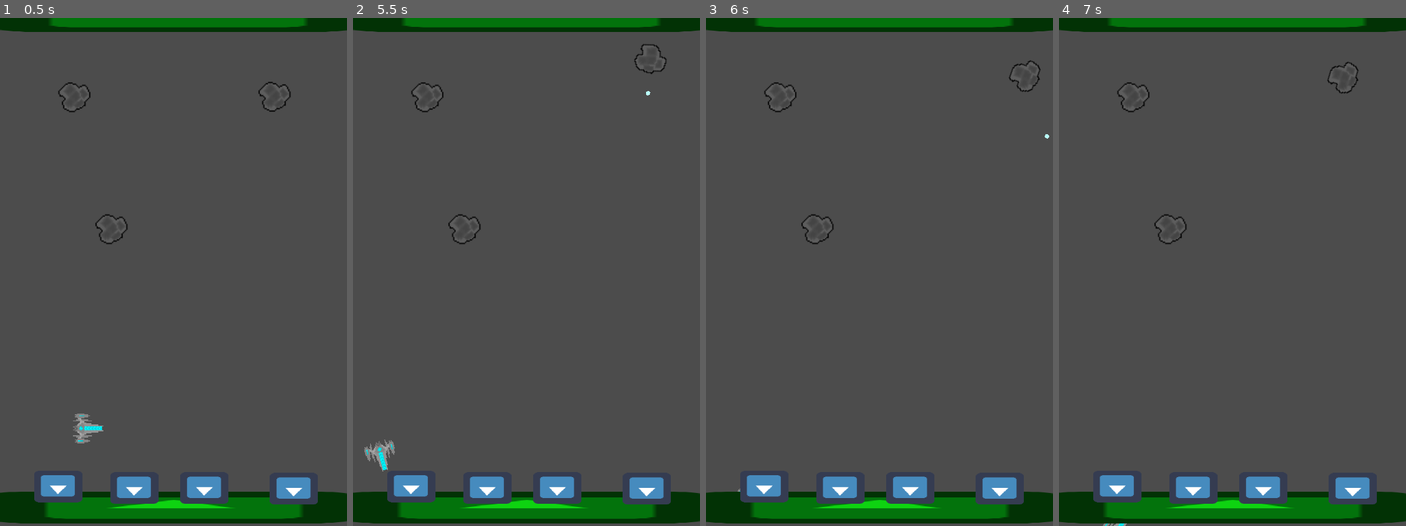
Above: before the commit, frames 1-4 (left to right).
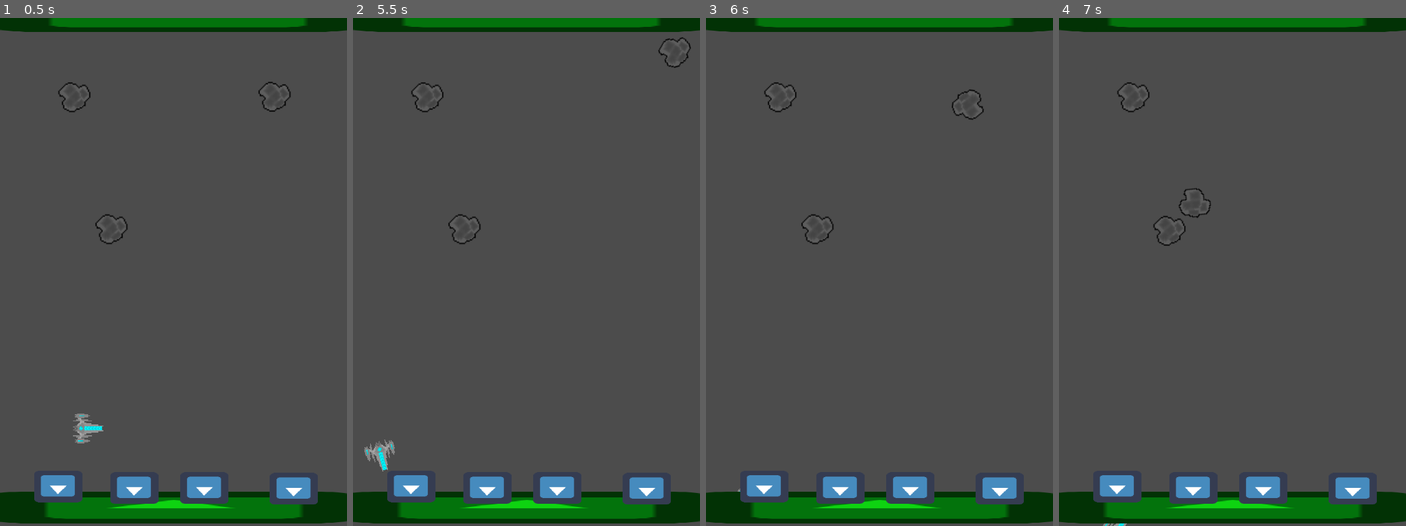
Above: after the commit, the same moments.

Repository: DaVinci789/asteroidblast
Game: Godot game, scene res://world.tscn
Same seed, same stepped clock (60 frames per second), same inputs: the game is played once before the commit and once after it. The engine's default icon, where the game draws it, is replaced by a stand-in: a white triangle on a blue panel in a dark square.
Inputs:
- Up to frame 1 (0.5 s): no input
- Up to frame 2 (5.5 s): tap Enter at 0.5 s; hold Up (ui_up) 0.53-2.03 s; tap Space (ui_select) at 0.6, 0.77, 1.07, 1.35, 1.52, 1.82, 2.1, 2.85, 3.02, 3.32, 3.6, 3.77, 4.07, 4.35, 4.52, 4.82, 5.1 s; hold Left (ui_left) 2.03-4.28 s; hold Right (ui_right) 4.28-5.03 s; hold Up (ui_up) from 5.03 s (still down)
- Up to frame 3 (6 s): release Up (ui_up) at 5.78 s; hold Right (ui_right) from 5.78 s (still down); tap Space (ui_select) at 5.85 s
- Up to frame 4 (7 s): keep holding Right (ui_right); tap Space (ui_select) at 6.02, 6.32, 6.6, 6.77 s

Frame 1 is identical in both runs. In frame 2, 0.1% of the frame differs, in the area x 80-98%, y 3-16%; in frame 3, 0.2%; in frame 4, 0.3%, in the area x 27-87%, y 8-45%.

Commit message:
Add files via upload

Diff:
--- /dev/null
+++ b/lazer.gd
@@ -0,0 +1,21 @@
+extends RigidBody2D
+
+# class member variables go here, for example:
+# var a = 2
+# var b = "textvar"
+
+func _ready():
+	# Called when the node is added to the scene for the first time.
+	# Initialization here
+	pass
+
+#func _process(delta):
+#	# Called every frame. Delta is time since last frame.
+#	# Update game logic here.
+#	pass
+
+
+
+func _on_lazer_body_exited(body):
+	queue_free()
+	pass # replace with function body
--- a/lazer.tscn
+++ b/lazer.tscn
@@ -1,13 +1,14 @@
-[gd_scene load_steps=3 format=2]
+[gd_scene load_steps=4 format=2]
 
-[ext_resource path="res://lazer.png" type="Texture" id=1]
+[ext_resource path="res://lazer.gd" type="Script" id=1]
+[ext_resource path="res://lazer.png" type="Texture" id=2]
 
 [sub_resource type="CircleShape2D" id=1]
 
 custom_solver_bias = 0.0
 radius = 4.7466
 
-[node name="lazer" type="RigidBody2D"]
+[node name="lazer" type="RigidBody2D" index="0"]
 
 position = Vector2( -0.463928, 0.115982 )
 input_pickable = false
@@ -20,23 +21,26 @@
 gravity_scale = 0.0
 custom_integrator = false
 continuous_cd = 0
-contacts_reported = 0
-contact_monitor = false
+contacts_reported = 2
+contact_monitor = true
 sleeping = false
 can_sleep = true
 linear_velocity = Vector2( 0, 0 )
 linear_damp = -1.0
 angular_velocity = 0.0
 angular_damp = -1.0
+script = ExtResource( 1 )
 _sections_unfolded = [ "Collision" ]
 
 [node name="Sprite" type="Sprite" parent="." index="0"]
 
-position = Vector2( 0.575659, -0.230619 )
-scale = Vector2( 0.0404853, 0.0404853 )
-texture = ExtResource( 1 )
+position = Vector2( 0.573097, -0.228063 )
+scale = Vector2( 0.0387126, 0.0387126 )
+texture = ExtResource( 2 )
 
 [node name="CollisionShape2D" type="CollisionShape2D" parent="." index="1"]
 
 position = Vector2( 0.566811, -0.283405 )
 shape = SubResource( 1 )
+
+[connection signal="body_exited" from="." to="." method="_on_lazer_body_exited"]
--- a/ship.gd
+++ b/ship.gd
@@ -11,6 +11,7 @@
 
 var slazer = preload("res://lazer.tscn")
 export var lazer_speed = 100
+export var lazer_spin = 2000
 
 func _ready():
 	screensize = get_viewport_rect().size
@@ -23,6 +24,7 @@
 	get_parent().add_child(lazer, true)
 	lazer.position = pos
 	lazer.linear_velocity = Vector2(lazer_speed, 0).rotated(get_rotation()) # Gets rotation of ship then shoots lazer at a specific velocity
+	lazer.set_applied_torque(lazer_spin)
 	add_collision_exception_with(lazer) # Makes sure lasers don't collide with each other
 	pass
 
